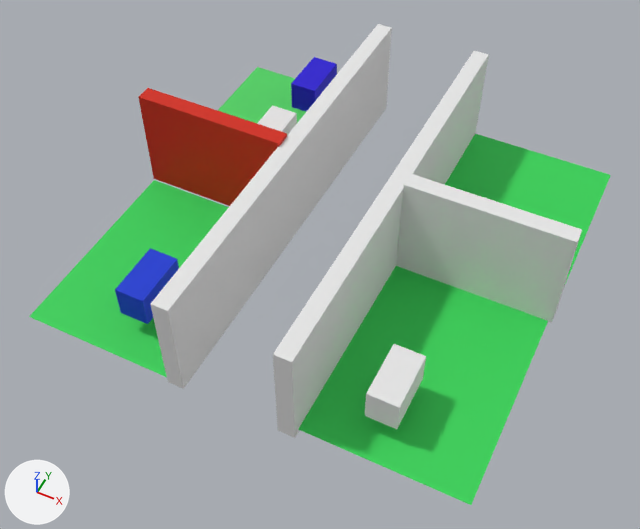
Before and after pictures for a commit that changed the OBJ model vue-three/front/static/assets/basic.obj.
Before and after are seen from a 50 mm lens placed at (9.2, -20.1, 23.4), pointed at (0.1, -1.7, 0.5). Every picture has the same lights, and +X, +Y and +Z are marked at lower left. Where no turn or scale is listed for an object, it has been applied to the vertices.

In view in the first picture: '201', '203_Cube.008', '2_2.001', '3', '4', 'Cube.001_Cube.002', 'Cube.002_Cube.003', 'Cube.003_Cube.004', 'Cube_wall', 'Dishwasher_20', 'floor_1'.
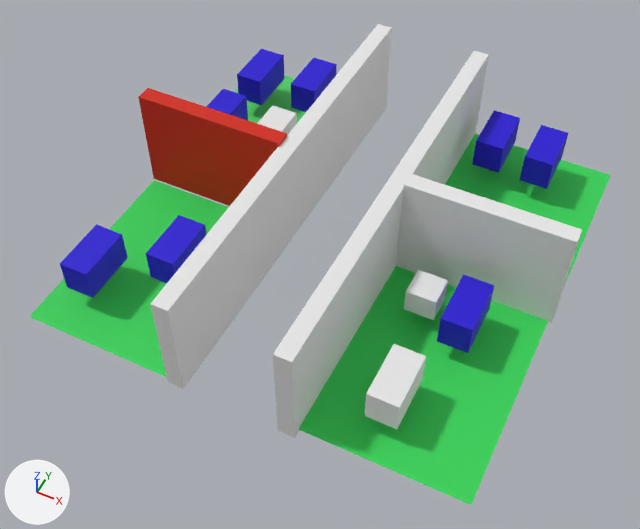
Location of each change, [x1, y1, x2, y2] in pixels of the pictures (640 x 529 px):
'l02', added (blue): after [60, 224, 128, 298]
't04', added (blue): after [437, 274, 494, 353]
'Dishwasher_20', deleted (blue): before [115, 248, 179, 324]
't02', added (blue): after [146, 215, 206, 283]
't03', added (blue): after [520, 125, 568, 189]
'l03', added (blue): after [472, 110, 520, 173]
'l01', added (blue): after [237, 49, 284, 105]
'l04', added: after [404, 270, 448, 320]
'd01_201.006', added (blue): after [206, 89, 248, 120]
'4', unchanged, covered by the edit: before [217, 67, 306, 123]; after [235, 75, 306, 123]

Edits to the bpy script that builds the scene:
```text
Add mat_t04:
    mat_t04 = principled_material('t04')
    mat_t04.base_color = (0.0155, 0.0, 0.64)  # blue #2100d1
    mat_t04.roughness = 0.69
Add mat_t03:
    mat_t03 = principled_material('t03')
    mat_t03.base_color = (0.0155, 0.0, 0.64)  # blue #2100d1
    mat_t03.roughness = 0.69
Add mat_t02:
    mat_t02 = principled_material('t02')
    mat_t02.base_color = (0.0155, 0.0, 0.64)  # blue #2100d1
    mat_t02.roughness = 0.69
Add mat_l03:
    mat_l03 = principled_material('l03')
    mat_l03.base_color = (0.0155, 0.0, 0.64)  # blue #2100d1
    mat_l03.roughness = 0.69
Add mat_l02:
    mat_l02 = principled_material('l02')
    mat_l02.base_color = (0.0155, 0.0, 0.64)  # blue #2100d1
    mat_l02.roughness = 0.69
Add mat_l01:
    mat_l01 = principled_material('l01')
    mat_l01.base_color = (0.0155, 0.0, 0.64)  # blue #2100d1
    mat_l01.roughness = 0.69
Add me_t04:
    me_t04.from_pydata(...)  # a box spanning x 4.96..6.0, y -3.23..-1.23, z 0.79..1.96
    me_t04.materials.append(mat_t04)  # blue #2100d1
Add me_t03:
    me_t03.from_pydata(...)  # a box spanning x 4.96..6.0, y 5.15..7.15, z 0.79..1.96
    me_t03.materials.append(mat_t03)  # blue #2100d1
Add me_t02:
    me_t02.from_pydata(...)  # a box spanning x -4.67..-3.62, y -5.03..-3.03, z 0.79..1.96
    me_t02.materials.append(mat_t02)  # blue #2100d1
Add me_l04:
    me_l04.from_pydata(...)  # a box spanning x 3.478..4.525, y -2.398..-1.342, z 0.678..1.572
    me_l04.materials.append(mat_none)  # white #e7e7e7
Add me_l03:
    me_l03.from_pydata(...)  # a box spanning x 3.07..4.12, y 5.19..7.19, z 0.79..1.96
    me_l03.materials.append(mat_l03)  # blue #2100d1
Add me_l02:
    me_l02.from_pydata(...)  # a box spanning x -6.92..-5.87, y -6.66..-4.66, z 0.79..1.96
    me_l02.materials.append(mat_l02)  # blue #2100d1
Add me_l01:
    me_l01.from_pydata(...)  # a box spanning x -6.89..-5.84, y 4.74..6.74, z 0.79..1.96
    me_l01.materials.append(mat_l01)  # blue #2100d1
Add me_d01_201_006:
    me_d01_201_006.from_pydata(...)  # a box spanning x -6.92..-5.87, y 1.71..3.71, z 0.79..1.96
    me_d01_201_006.materials.append(mat_201)  # blue #2100d1
Remove ob_dishwasher_20:
    ob_dishwasher_20 = bpy.data.objects.new('Dishwasher_20', me_dishwasher_20)
    ob_dishwasher_20.location = (0.0, 0.0, 0.0)
Add ob_t04:
    ob_t04 = bpy.data.objects.new('t04', me_t04)
    ob_t04.location = (0.0, 0.0, 0.0)
Add ob_t03:
    ob_t03 = bpy.data.objects.new('t03', me_t03)
    ob_t03.location = (0.0, 0.0, 0.0)
Add ob_t02:
    ob_t02 = bpy.data.objects.new('t02', me_t02)
    ob_t02.location = (0.0, 0.0, 0.0)
Add ob_l04:
    ob_l04 = bpy.data.objects.new('l04', me_l04)
    ob_l04.location = (0.0, 0.0, 0.0)
Add ob_l03:
    ob_l03 = bpy.data.objects.new('l03', me_l03)
    ob_l03.location = (0.0, 0.0, 0.0)
Add ob_l02:
    ob_l02 = bpy.data.objects.new('l02', me_l02)
    ob_l02.location = (0.0, 0.0, 0.0)
Add ob_l01:
    ob_l01 = bpy.data.objects.new('l01', me_l01)
    ob_l01.location = (0.0, 0.0, 0.0)
Add ob_d01_201_006:
    ob_d01_201_006 = bpy.data.objects.new('d01_201.006', me_d01_201_006)
    ob_d01_201_006.location = (0.0, 0.0, 0.0)
```
